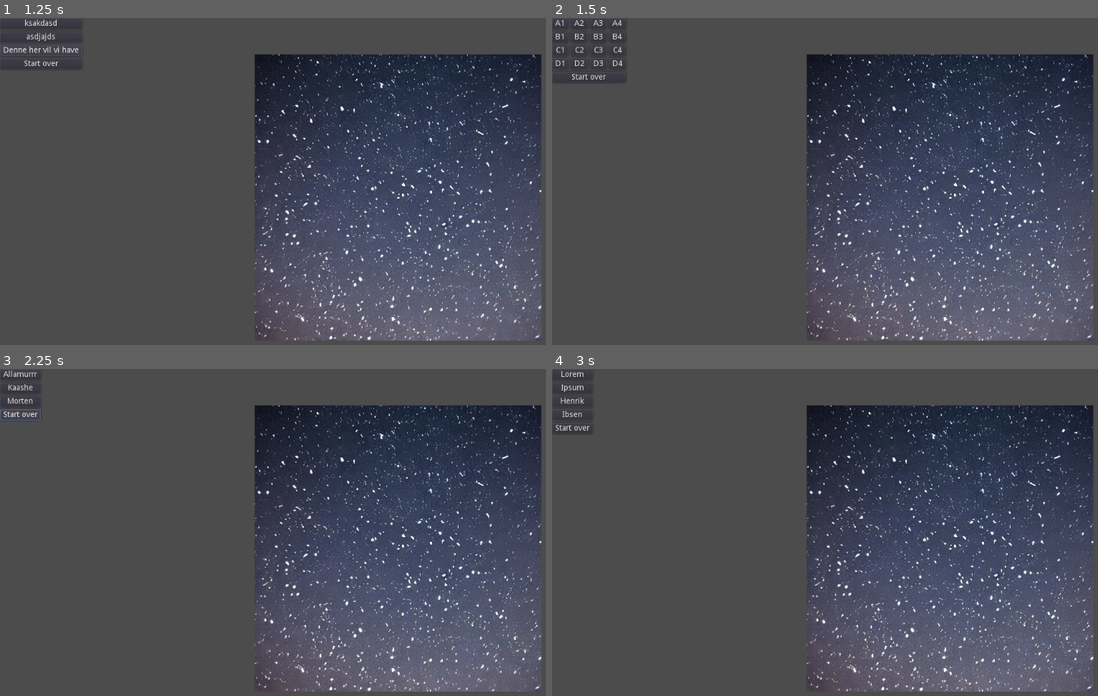
Above: before the commit, frames 1-4 (two rows, left to right).
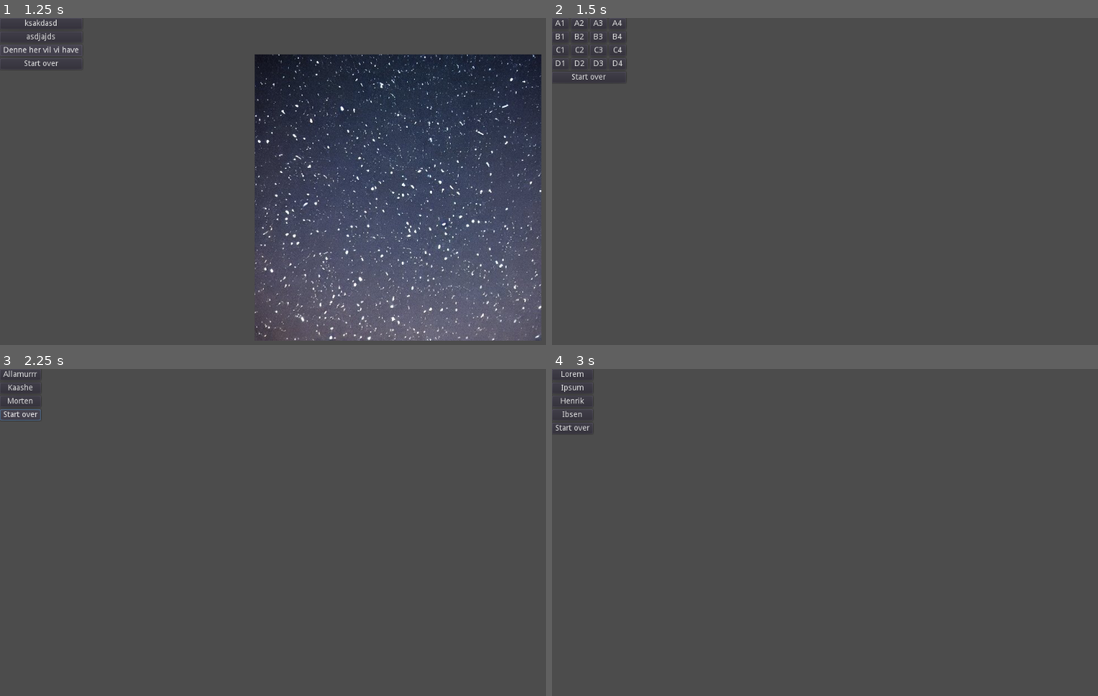
Above: after the commit, the same moments.

Repository: grunkgrunk/Wild-50
Game: Godot game, scene res://Map.tscn
The game is run twice, just before and just after one commit, with the same random seed, the same clock (stepped at 60 frames per second) and the same inputs. This scene is started directly instead of the project's main scene.
Inputs:
- Up to frame 1 (1.25 s): click "Allamurrr" at 0.5 s
- Up to frame 2 (1.5 s): click "ksakdasd" at 1.25 s
- Up to frame 3 (2.25 s): click "Start over" at 2 s
- Up to frame 4 (3 s): click "Kaashe" at 2.75 s

Frame 1 is identical in both runs. In frame 2, 33% of the frame differs, in the area x 46-100%, y 10-99%; in frame 3, 33%; in frame 4, 33%.

Commit message:
git add .

Diff:
--- a/Drawers.tscn
+++ b/Drawers.tscn
@@ -18,7 +18,7 @@
 texture = ExtResource( 1 )
 
 [node name="Area2D" type="Area2D" parent="Drawer3"]
-script = ExtResource( 3 )
+script = ExtResource( 4 )
 
 [node name="CollisionShape2D" type="CollisionShape2D" parent="Drawer3/Area2D"]
 position = Vector2( -3, 2 )
@@ -29,7 +29,7 @@
 texture = ExtResource( 1 )
 
 [node name="Area2D" type="Area2D" parent="Drawer2"]
-script = ExtResource( 3 )
+script = ExtResource( 4 )
 
 [node name="CollisionShape2D" type="CollisionShape2D" parent="Drawer2/Area2D"]
 position = Vector2( -3, 2 )
@@ -40,7 +40,7 @@
 texture = ExtResource( 1 )
 
 [node name="Area2D" type="Area2D" parent="Drawer1"]
-script = ExtResource( 3 )
+script = ExtResource( 4 )
 
 [node name="CollisionShape2D" type="CollisionShape2D" parent="Drawer1/Area2D"]
 position = Vector2( -3, 2 )
@@ -51,7 +51,7 @@
 texture = ExtResource( 2 )
 
 [node name="Area2D" type="Area2D" parent="drawer0"]
-script = ExtResource( 4 )
+script = ExtResource( 3 )
 openable = false
 
 [node name="CollisionShape2D" type="CollisionShape2D" parent="drawer0/Area2D"]
--- a/Map.gd
+++ b/Map.gd
@@ -7,9 +7,9 @@
 
 export var n_row_cols = 4
 
-var list_of_contintents = ["Allamurrr", "Kaashe", "Morten"]
+var list_of_constellations = ["Allamurrr", "Kaashe", "Morten"]
 
-var list_of_countries = [["ksakdasd", "asdjajds", "Denne her vil vi have"], ["Lorem", "Ipsum", "Henrik", "Ibsen"], ["Mere pasta", "Øl", "Kaffe", "Kage"]]
+var list_of_stars = [["ksakdasd", "asdjajds", "Denne her vil vi have"], ["Lorem", "Ipsum", "Henrik", "Ibsen"], ["Mere pasta", "Øl", "Kaffe", "Kage"]]
 
 
 var step = 0
@@ -19,7 +19,7 @@
 
 # Called when the node enters the scene tree for the first time.
 func _ready():
-	make_continents()
+	make_constellations()
 	$wback/Button.connect("pressed", self, "_on_back_button_pressed")
 
 	$wback/GridContainer.visible = false
@@ -36,37 +36,42 @@
 
 func _on_continent_button_pressed(id):
 	print("Button " + str(id) + " pressed")
-	make_countries(id)
+	make_stars(id)
 
 
-func _on_countries_button_pressed(id):
+func _on_stars_button_pressed(id):
+	var s = "res://star_systems/solarsystem" + str(id) + ".jpg"
+	print(s)
+	$Stars.texture = load(s)
 	make_grid(id)
+
 
 
 func on_grid_button_pressed(id):
 	print("Button " + int2map(id) + " pressed")
 
 
-func make_continents():
+
+func make_constellations():
 	var vb = $wback/VBoxContainer
-	for i in range(list_of_contintents.size()):
+	for i in range(list_of_constellations.size()):
 		var button = Button.new()
-		button.text = list_of_contintents[i]
+		button.text = list_of_constellations[i]
 		button.connect("pressed", self, "_on_continent_button_pressed", [i])
 		vb.add_child(button)
 
 	$wback/Button.connect("pressed", self, "_on_back_button_pressed")
 
-func make_countries(id):
-	var countries = list_of_countries[id]
+func make_stars(id):
+	var stars = list_of_stars[id]
 	var vb = $wback/VBoxContainer
 	for c in vb.get_children():
 		c.queue_free()
 
-	for i in range(countries.size()):
+	for i in range(stars.size()):
 		var button = Button.new()
-		button.text = countries[i]
-		button.connect("pressed", self, "_on_countries_button_pressed", [i])
+		button.text = stars[i]
+		button.connect("pressed", self, "_on_stars_button_pressed", [i])
 		vb.add_child(button)
 
 func make_grid(id):
@@ -87,6 +92,7 @@
 
 		button.connect("pressed", self, "on_grid_button_pressed", [i])
 
+
 func _on_back_button_pressed():
 	var vb = $wback/VBoxContainer
 	for c in vb.get_children():
@@ -94,4 +100,4 @@
 
 	$wback/GridContainer.visible = false
 	$wback/VBoxContainer.visible = true
-	make_continents()
+	make_constellations()
Binary file added: star_systems/solarsystem1.jpg
Not shown, added: star_systems/solarsystem1.jpg.import
Binary file added: star_systems/solarsystem2.jpg
Not shown, added: star_systems/solarsystem2.jpg.import
Binary file added: star_systems/solarsystem3.jpg
Not shown, added: star_systems/solarsystem3.jpg.import
Binary file added: star_systems/solarsystem4.jpg
Not shown, added: star_systems/solarsystem4.jpg.import
Binary file added: star_systems/solarsystem5.jpg
Not shown, added: star_systems/solarsystem5.jpg.import
Binary file added: star_systems/solarsystem6.jpg
Not shown, added: star_systems/solarsystem6.jpg.import
(and 6 more such lines)
